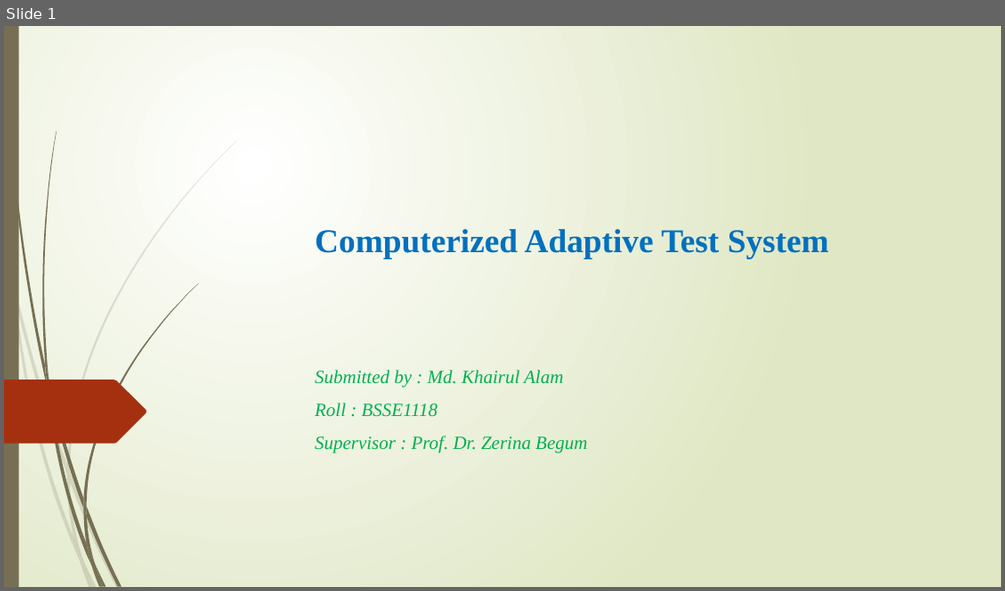
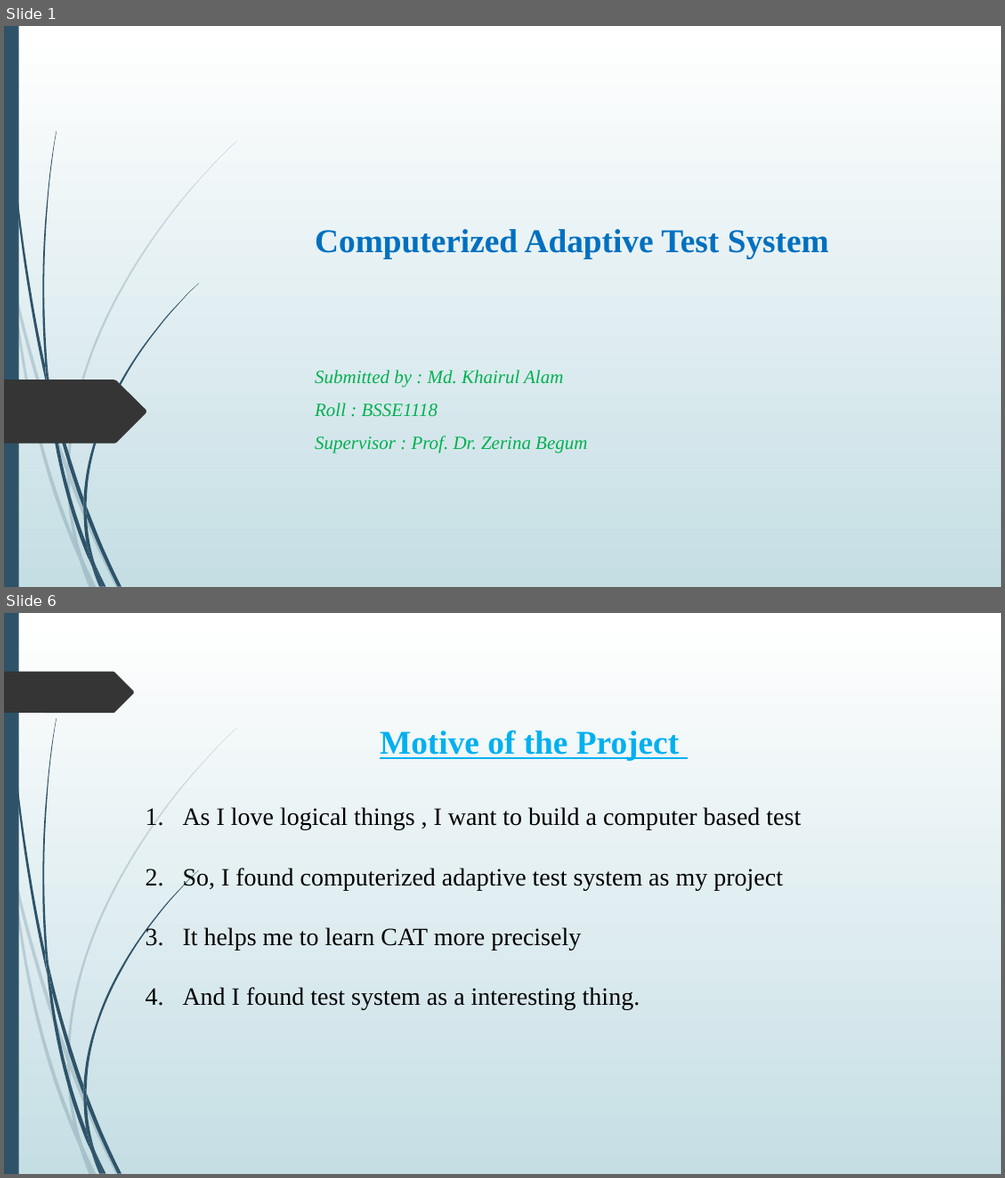
Before and after one commit to meKhairul/SPL---1, a slide deck: Computerized Adaptive Test System.pptx. Shown one above the other, each under a label of ours: slide 1 before the commit, slides 1 and 6 after it; the slides between them are not shown. The pictures are 1005x591 and 1005x1178 pixels, drawn with LibreOffice and Linux fonts; fonts in the diff are those of the drawing. Boxes give left, top, right and bottom in pixels: in the first picture for what was removed or moved away, otherwise in the second. Text is boxed around its words. In the diff, an @@ line names an element or a change of style, - is before the commit and + after.

```diff
--- a/Computerized Adaptive Test System.pptx
+++ b/Computerized Adaptive Test System.pptx
@@ slide 6 added at bbox=[4, 613, 1001, 1174], background gradient #FFFFFF to #C5DEE5; not listed: 23 template elements that a slide beside it also shows @@
@@ freeform shape added at bbox=[4, 672, 134, 713], fill #353535 @@
@@ text added at bbox=[183, 730, 801, 1010], 24 pt, text #000000 @@
+Motive of the Project
+1. As I love logical things , I want to build a computer based test
+2. So, I found computerized adaptive test system as my project
+3. It helps me to learn CAT more precisely
+4. And I found test system as a interesting thing.
@@ slide 1 changed as well @@
@@ background gradient #FFFFFF to #DFE8C4 to gradient #FFFFFF to #C5DEE5 @@
@@ freeform shape at bbox=[7, 26, 47, 386]: fill #766F54 to #2E5369; outline redrawn @@
@@ fill #766F54 to #2E5369 in 12 elements at bbox=[48, 379, 83, 508], bbox=[86, 506, 121, 586], bbox=[47, 383, 91, 566], bbox=[96, 564, 106, 587], bbox=[45, 362, 52, 403], bbox=[83, 283, 198, 506], bbox=[91, 566, 101, 587], bbox=[83, 508, 95, 564], bbox=[83, 498, 86, 516], bbox=[86, 543, 104, 586], bbox=[4, 26, 19, 587], bbox=[42, 131, 57, 379] @@
@@ freeform shape at bbox=[4, 379, 146, 443]: fill #A53010 to #353535 @@
@@ fill #766F54 at 20% opacity to #2E5369 at 20% opacity in 10 elements at bbox=[4, 237, 12, 288], bbox=[15, 284, 67, 474], bbox=[70, 472, 120, 587], bbox=[82, 557, 97, 587], bbox=[12, 288, 80, 560], bbox=[67, 474, 82, 557], bbox=[67, 141, 237, 472], bbox=[80, 560, 93, 587], bbox=[67, 464, 70, 483], bbox=[73, 537, 93, 587] @@
```
Also in this commit, not shown: 5 other slides changed, 6 other slides added, 1 slide removed.
